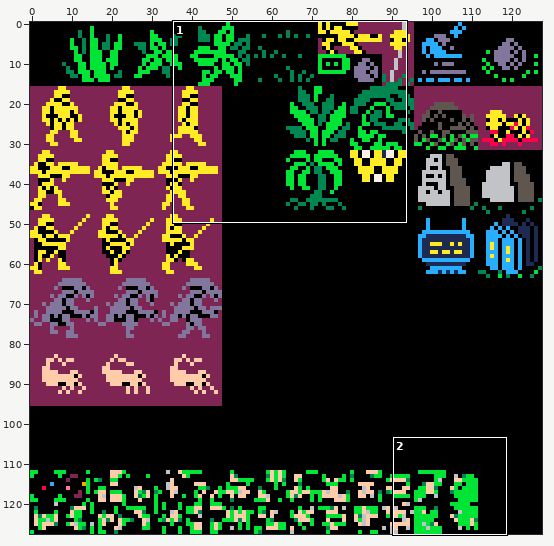
Sprite sheet: sheet.png. The picture above shows the old version from afar; the outline marks the close-up.
Close-up. As it was:
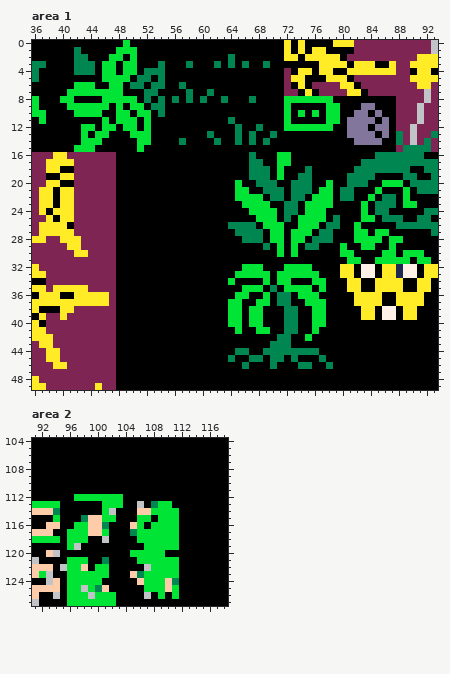
The file is 128x128 pixels. Shown: area 1: x 36..93, y 0..49; area 2: x 91..118, y 104..127.
Once edited:
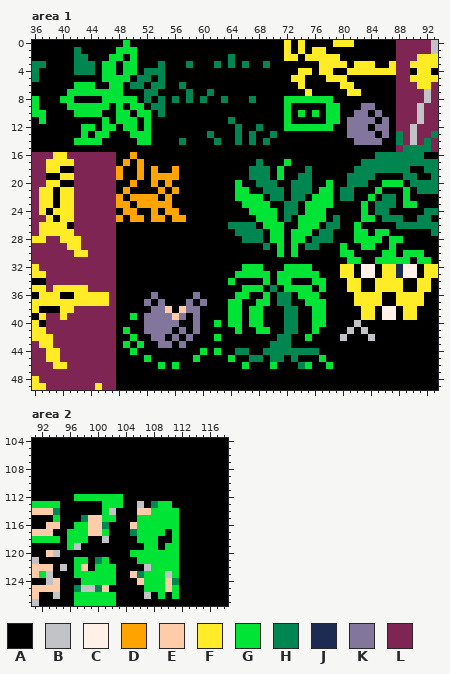
Palette (. is transparent): A #000000  B #c2c3c7  C #fff1e8  D #ffa300  E #ffccaa  F #ffec27  G #00e436  H #008751  J #1d2b53  K #83769c  L #7e2553
The edit:
Area 1:
y 0..1: x 82..87 LLLLLL -> AAAAAA
y 2: x 81..87 LLLLLLL -> AAAAAAA
y 4: x 72 L -> A
y 5: x 72 L -> A; x 82..87 LLLLLL -> AAAAAA
y 6: x 72 L -> A; x 76..79 LLLL -> AAAA; x 83..87 LLLLL -> AAAAA
y 7: x 72..73 LL -> AA; x 77..80 LLLL -> AAAA; x 84..87 LLLL -> AAAA
y 14: x 42 A -> G
y 15: x 42..44 GGG -> AAA; x 51 G -> A
y 16: x 50 A -> D; x 67 H -> A; x 71..72 GG -> AA
y 17: x 49 A -> D; x 51 A -> D; x 67 H -> A; x 71 G -> A
y 18: x 48 A -> D; x 51 A -> D; x 53 A -> D; x 56 A -> D
y 19: x 48 A -> D; x 51 A -> D; x 53..56 AAAA -> DDDD
y 20: x 50 A -> D; x 53 A -> D; x 55 A -> D
y 21: x 49 A -> D; x 54 A -> D; x 56 A -> D
y 22: x 48 A -> D; x 50..53 AAAA -> DDDD; x 55 A -> D
y 23: x 48..49 AA -> DD; x 51..55 AAAAA -> DDDDD
y 24: x 49..50 AA -> DD; x 53 A -> D; x 55..56 AA -> DD
y 25: x 48 A -> D; x 50..51 AA -> DD; x 53..54 AA -> DD; x 56..57 AA -> DD
y 36: x 53 A -> K; x 59 A -> K
y 37: x 52 A -> K; x 54 A -> K; x 58 A -> K; x 60 A -> K
y 38: x 53..55 AAA -> KKE; x 57..59 AAA -> EKK
y 39: x 50 A -> G; x 52..57 AAAAAA -> KKKKEK; x 59 A -> K
y 40: x 52..56 AAAAA -> KKKKK; x 59 A -> K; x 62 A -> G; x 82 A -> B
y 41: x 49 A -> G; x 52..55 AAAA -> KKKK; x 57 A -> K; x 59 A -> K; x 81 A -> B; x 83 A -> B
y 42: x 50 A -> G; x 53..54 AA -> KK; x 56 A -> K; x 58 A -> K; x 62 A -> G; x 80 A -> B; x 84 A -> B
y 43: x 49 A -> G; x 51 A -> G; x 54..55 AA -> KK; x 57 A -> K
y 44: x 50 A -> G; x 60 A -> G; x 62 A -> G
y 45: x 52 A -> G; x 59 A -> G; x 64 H -> G; x 77 H -> G
y 46: x 54 A -> G; x 56 A -> G; x 66 H -> G; x 70 H -> G; x 75 H -> G; x 78 H -> G
Area 2:
y 115: x 108 A -> G
y 116: x 107 A -> G
y 117: x 110 G -> A
y 118: x 109..110 GG -> AA
y 119: x 109 G -> A
y 120: x 110..111 AA -> GG
y 121: x 96 G -> A; x 100..101 AH -> HG
y 122: x 96 G -> A; x 102 A -> G
y 123: x 96 G -> A; x 102 A -> G; x 110 G -> B
y 124: x 96..97 GG -> AA; x 101..102 AA -> GG
y 125: x 96..97 GG -> AH; x 99 G -> B
y 126: x 96 G -> A; x 99 B -> G
y 127: x 96 G -> A
Pixel boxes of the changes (left, top, right, bottom) in both close-ups:
changed: (284, 40, 396, 96)
changed: (74, 138, 95, 152)
changed: (116, 145, 186, 222)
changed: (249, 152, 291, 166)
changed: (123, 292, 277, 369)
changed: (305, 320, 375, 369)
changed: (144, 515, 179, 578)
changed: (67, 557, 116, 606)
